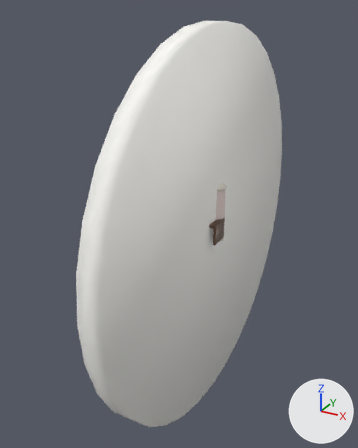
The Blender file blender/wcbits.blend, before and after one commit.
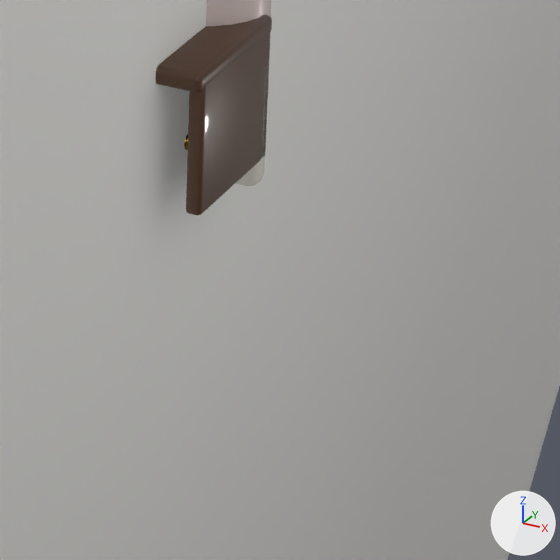
Each version is shown whole from a camera (50 mm lens) standing at (0.997, -2.141, 1.059) and looking at (-0.144, -0.068, 0.022), then close up on the part from 52% to 74% of the width and 48% to 65% of the height. Every picture has the same lights, and +X, +Y and +Z are marked at lower right. The last two pictures show the newer version.

The first close-up shows 'BinBody', 'HolCheek1', 'HolShelf', 'Roll' and 2 more.
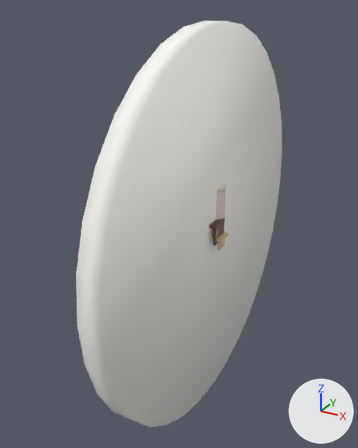
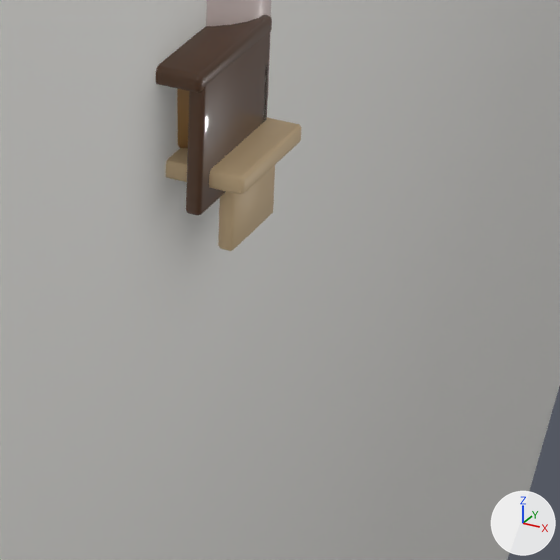
Boxes (x1, y1, x2, y2) around the edits, measured in the close-ups (560 x 560 px):
'PadShelf', added (beige): after (166, 117, 301, 194)
'PadBracket1', added (beige): after (218, 165, 275, 251)
'PadBasket', added (orange): after (177, 89, 189, 148)

Edits to the bpy script that builds the scene:
```text
Add mat_bitrattan:
    mat_bitrattan = principled_material('BitRattan')
    mat_bitrattan.base_color = (0.485, 0.254, 0.0844)  # orange #b98a52
    mat_bitrattan.roughness = 0.6
Add mat_bithinoki:
    mat_bithinoki = principled_material('BitHinoki')
    mat_bithinoki.base_color = (0.716, 0.527, 0.305)  # beige #dcc096
Add me_padbasket:
    me_padbasket.from_pydata(...)  # 224 vertices, 192 faces; spans x -0.083..0.083, y -0.096..-0.004, z 0.0..0.05
    me_padbasket.polygons.foreach_set('use_smooth', [True] * 192)
    me_padbasket.materials.append(mat_bitrattan)  # orange #b98a52
Add me_cube_020:
    me_cube_020.from_pydata(...)  # 24 vertices, 26 faces; spans x 0.079..0.091, y -0.07..0.0, z -0.074..-0.014
    me_cube_020.polygons.foreach_set('use_smooth', [True] * 26)
    me_cube_020.materials.append(mat_bithinoki)  # beige #dcc096
Add me_cube_018:
    me_cube_018.from_pydata(...)  # 56 vertices, 54 faces; spans x -0.11..0.11, y -0.1..0.0, z -0.014..0.0
    me_cube_018.polygons.foreach_set('use_smooth', [True] * 54)
    me_cube_018.materials.append(mat_bithinoki)  # beige #dcc096
Add ob_padbasket:
    ob_padbasket = bpy.data.objects.new('PadBasket', me_padbasket)
    ob_padbasket.parent = ob_wcpads
    ob_padbasket.location = (0.0, 0.0, 0.0)
Add ob_wcpads:
    ob_wcpads = bpy.data.objects.new('WcPads', None)
    ob_wcpads.parent = ob_wcbits
    ob_wcpads.location = (0.0, 0.0, 0.0)
Add ob_padbracket1:
    ob_padbracket1 = bpy.data.objects.new('PadBracket1', me_cube_020)
    ob_padbracket1.parent = ob_wcpads
    ob_padbracket1.location = (0.0, 0.0, 0.0)
Add ob_padshelf:
    ob_padshelf = bpy.data.objects.new('PadShelf', me_cube_018)
    ob_padshelf.parent = ob_wcpads
    ob_padshelf.location = (0.0, 0.0, 0.0)
```
